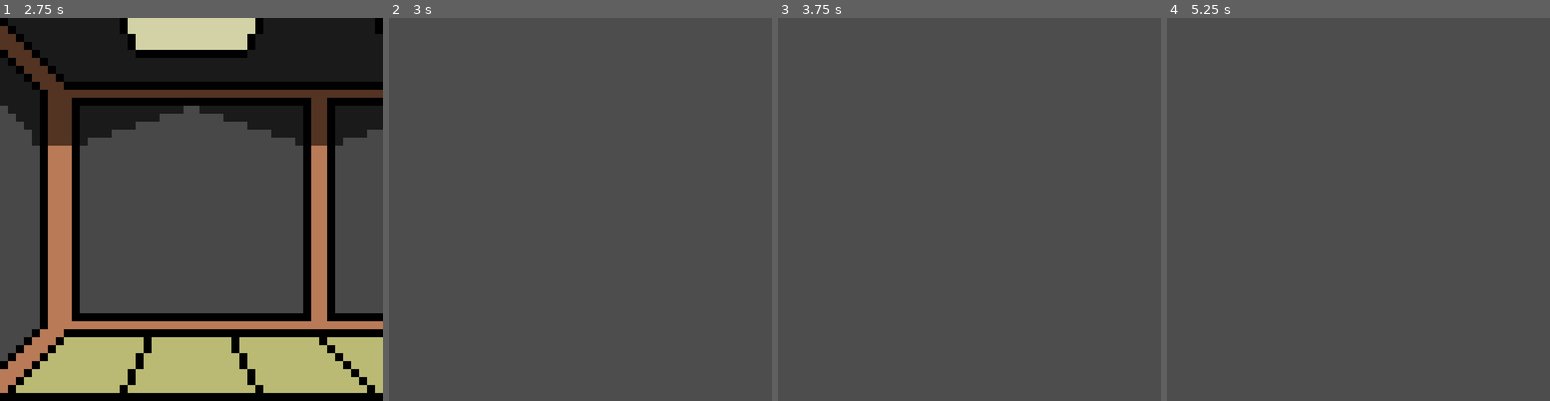
Above: before the commit, frames 1-4 (left to right).
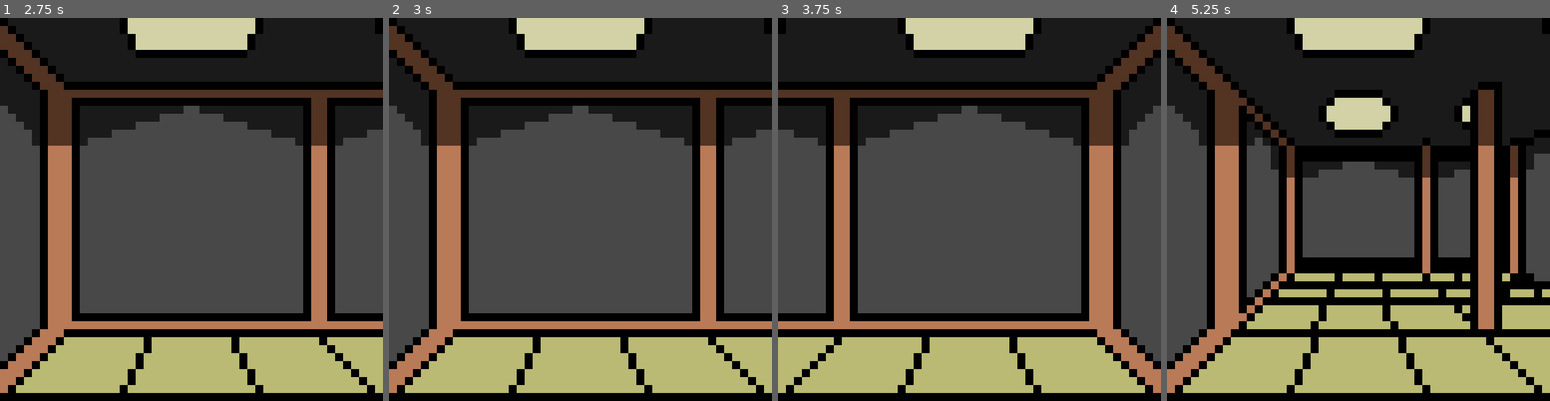
Above: after the commit, the same moments.

Repository: JoseAugusto011/datasets_emotion
Game: Godot game, scene res://Scenes/node_2d.tscn
Same seed, same stepped clock (60 frames per second), same inputs: the game is played once before the commit and once after it. The project has no main scene, so this scene is started directly.
Inputs:
- Up to frame 1 (2.75 s): tap Enter at 0.5, 2 s; hold D (Direita) 0.53-1.28 s; tap Space at 1.25 s; hold S (Atras) 1.28-2.03 s; hold D (Direita) from 2.03 s (still down)
- Up to frame 2 (3 s): tap Space at 2.75 s; release D (Direita) at 2.78 s; hold W (Frente) from 2.78 s (still down)
- Up to frame 3 (3.75 s): tap Enter at 3.5 s; release W (Frente) at 3.53 s; hold A (Esquerda) from 3.53 s (still down)
- Up to frame 4 (5.25 s): tap Space at 4.25 s; release A (Esquerda) at 5.03 s; hold S (Atras) from 5.03 s (still down)

Frame 1 is identical in both runs. In frame 2, 60% of the frame differs, in the area x 0-100%, y 0-100%; in frame 3, 60%; in frame 4, 81%.

Commit message:
Mecânica de movimentação uando Matriz - (Preso)

Diff:
--- a/Player/Camera2D.gd
+++ b/Player/Camera2D.gd
@@ -1,5 +1,14 @@
 extends Camera2D
 
+
+# Parede = 1
+# Não Parede = 0
+
+
+var Matrix = [  [ [1,0,0,1],[1,1,0,0] ] , [[0,0,1,1],[0,1,1,0]] ]
+#
+#	começa Matrix[1][1]
+#0 e (1,0)
 var PontoCardeal = 0
 var xBase = 0 # Aperta pra frente altera esse valor
 var yBase = 0
@@ -12,6 +21,7 @@
 
 	# Adicionar verificações para camera não sair dos tiles maps
 
+
 	if Input.is_action_just_pressed("Frente"):
 
 
@@ -20,17 +30,24 @@
 		# Se o ponto cardeal for dois -> camera.yBase += 384
 		# Se o ponto cardeal for três -> camera.xBase -= 384 * 4
 
-		if PontoCardeal == 0:
-			yBase -= 384
-		if PontoCardeal == 1:
-			xBase += 384*4
-		if PontoCardeal == 2:
-			yBase += 384
-		if PontoCardeal == 3:
-			xBase -= 384*4
+		if Matrix[yBase][xBase][PontoCardeal] == 0:
 
-		$".".position.y = yBase
-		print("Frente ",PontoCardeal)
+
+			if PontoCardeal == 0:
+				yBase -= 1
+			if PontoCardeal == 1:
+				xBase += 1
+			if PontoCardeal == 2:
+				yBase += 1
+			if PontoCardeal == 3:
+				xBase -= 1
+
+
+
+			$".".position.y = yBase * 384
+			print("Frente ",PontoCardeal)
+	else:
+		pass
 
 	if Input.is_action_just_pressed("Atras"):
 		PontoCardeal+=2
@@ -45,7 +62,7 @@
 
 	PontoCardeal %= 4
 
-	$".".position.x = 384 * PontoCardeal + xBase
+	$".".position.x = 384 * (PontoCardeal + xBase * 4)
 
 
 # Called when the node enters the scene tree for the first time.
